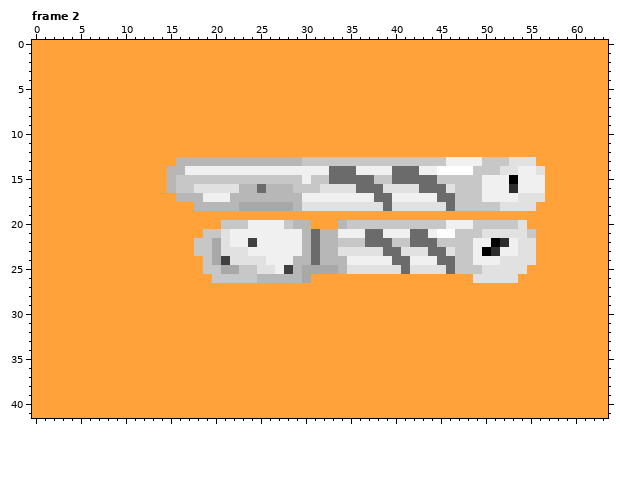
Edited in one commit: pixel-art file (aseassets/avaligatlingrail.ase). The first picture shows the starting point.
64x42 pixels, 2 frames. Colours within 5 levels of each other are drawn and written as one. Shown: frame 2.
After the commit:
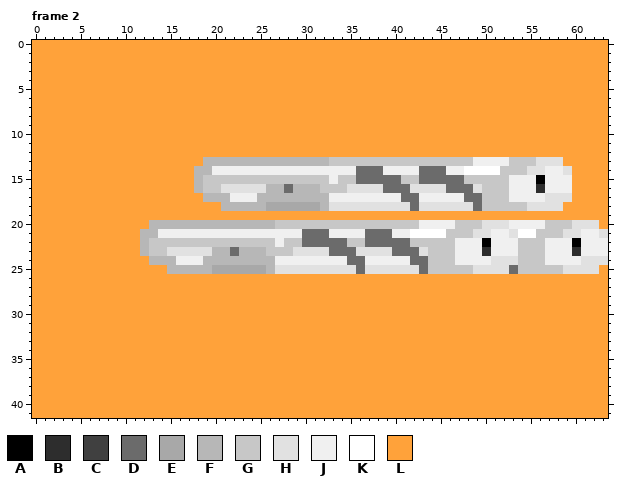
Palette (. is transparent): A #000000  B #2d2d2d  C #404040  D #6b6b6b  E #a8a8a8  F #b7b7b7  G #c7c7c7  H #e1e1e1  J #f0f0f0  K #ffffff  L #ffa23a
Edits made:
layer "Weapon Back" now shown
Changed rows in their new state; - is an unchanged pixel.
Frame 2, layers "Weapon", "Weapon Back":
first column x 12:
13 ----LLL-----------FFF-------------GGG-JJJGGGHHH-----
14 ---LLLFF-------------JJJDDD-JJJDDDJJ-KKKGGGH-JJH----
15 ---LLLF-----------G--JGG--DD-GG--DDD--GGGJ--AJJJ----
16 ---LLLFGG--HHH--DFFFGGG-HHHDDD-HHHDDDHGGGJ--BJJJ----
17 ----LLLFFFJJJ-----FFF-----JJ-DD--JJJDDGGG-JJJHHH----
18 ------LLL--FFF---EEEF------H--D---HHHD--GGG-HHH-----
20 -FFFFFFFFFFFFFFG-GGGGGG--------JJJ-GG-HHHJJJJGGGHHH-
21 FFJJJJJJJJ--------D-DJ-----D--KKK-G--H-JJ-KKGGGHHJJH
22 FGGGGG--GGGGGGG-GGD-DDD-----DDGGG--JJ-AJJ-GGGJJJAJJJ
23 FGGHHHHHFFDFFFGGGHHHHDDD---H-DD-GGGJJ-BJ--GGGJJJBJJJ
24 -FFFJJJFFFFFFFF--JJJJJJDD---JJDDGGGJJ--H--GGGJJJJHHH
25 ---FFFFFE--EEEFHHHHHHHH-D----H-DGGG--H---DGGGGGHHHH-
26 --------LLLLLLLLLLL------------------LLLLL----------
Pixel boxes of the changes (left, top, right, bottom) in both pictures:
changed: (140, 157, 608, 283)
